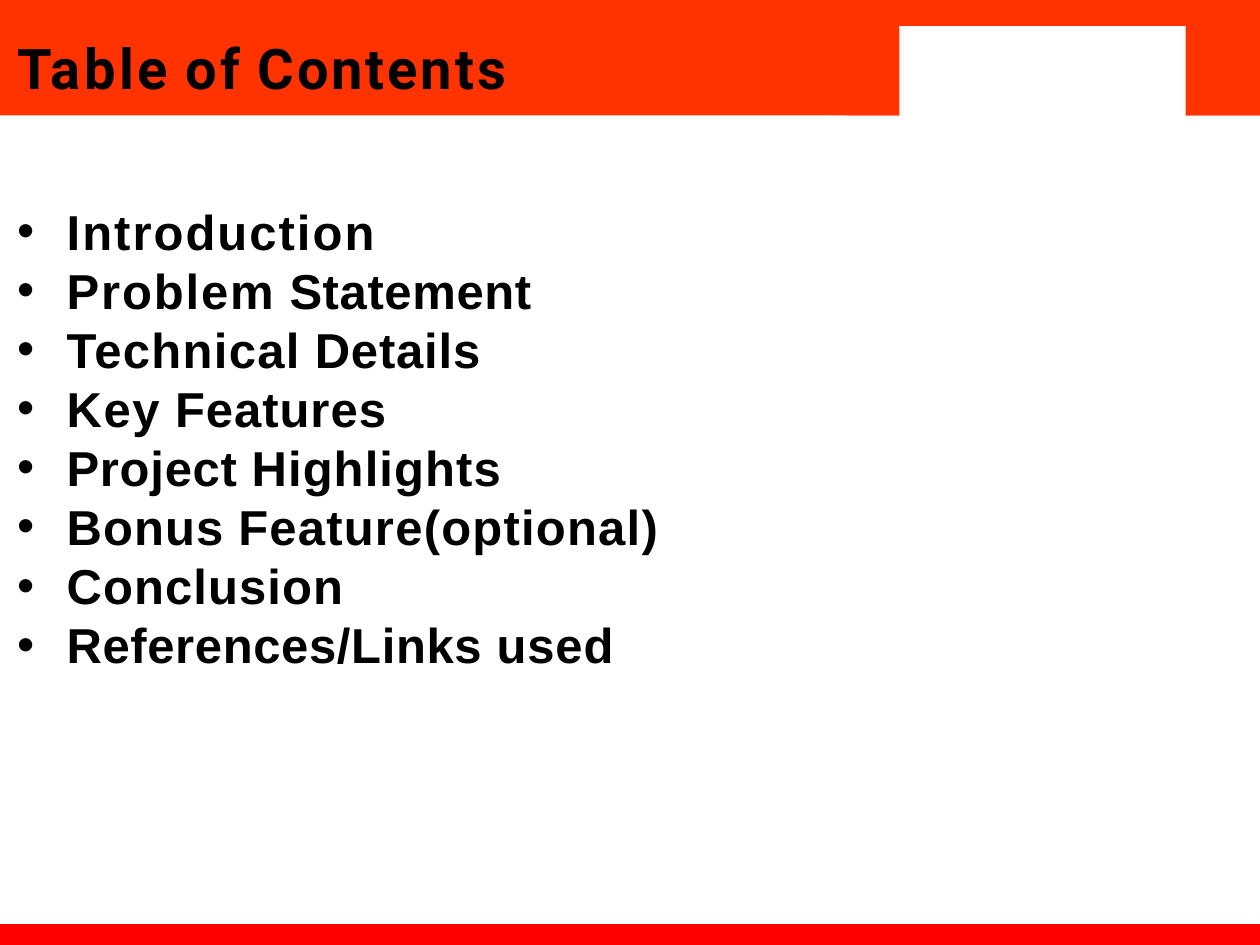
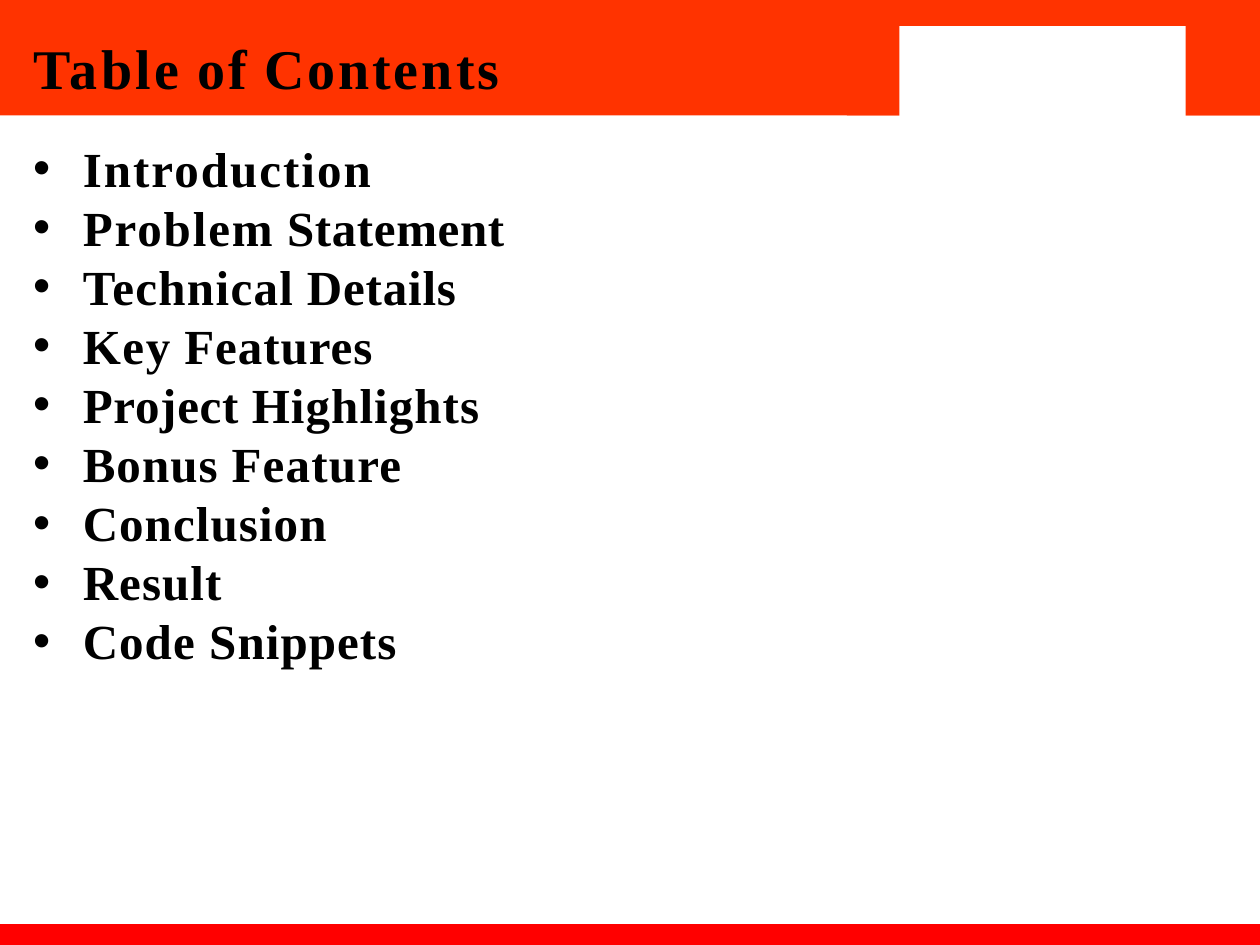
Before and after one commit to suk9669/fee-project, a slide deck: slide 2 of FEE_PPT(2210990869,70,71,72).pptx. Drawn at 1260x945 pixels with LibreOffice and Linux fonts; fonts in the diff are those of the drawing; background and template pictures are left out. Boxes give left, top, right and bottom in pixels: in the first picture for what was removed or moved away, otherwise in the second. Text is boxed around its words. In the diff, an @@ line names an element or a change of style, - is before the commit and + after.

```diff
--- a/FEE_PPT(2210990869,70,71,72).pptx
+++ b/FEE_PPT(2210990869,70,71,72).pptx
@@ title "Table of Contents": place and size @@
-title "Table of Contents" at [17,46,506,90]
+title "Table of Contents" at [34,49,499,90]
@@ title "Table of Contents" at [34,49,499,90]: font Roboto to Times New Roman @@
@@ text "Introduction": place and size @@
-text "Introduction" at [67,214,658,664]
+text "Introduction" at [83,153,504,669]
@@ text at [83,153,504,542]: font Arial to Times New Roman in "Introduction", "Problem Statement", "Technical Details", "Key Features" and 2 more places @@
@@ text at [83,450,402,483]: text changed; font Arial to Times New Roman @@
-• Bonus Feature(optional)
+• Bonus Feature
@@ text at [83,566,396,669]: text changed; font Arial to Times New Roman @@
-• References/Links used
+• Result
+• Code Snippets
```
Also in this commit, not shown: 8 other slides changed, 7 slides added, 1 slide removed, 5 other files.
